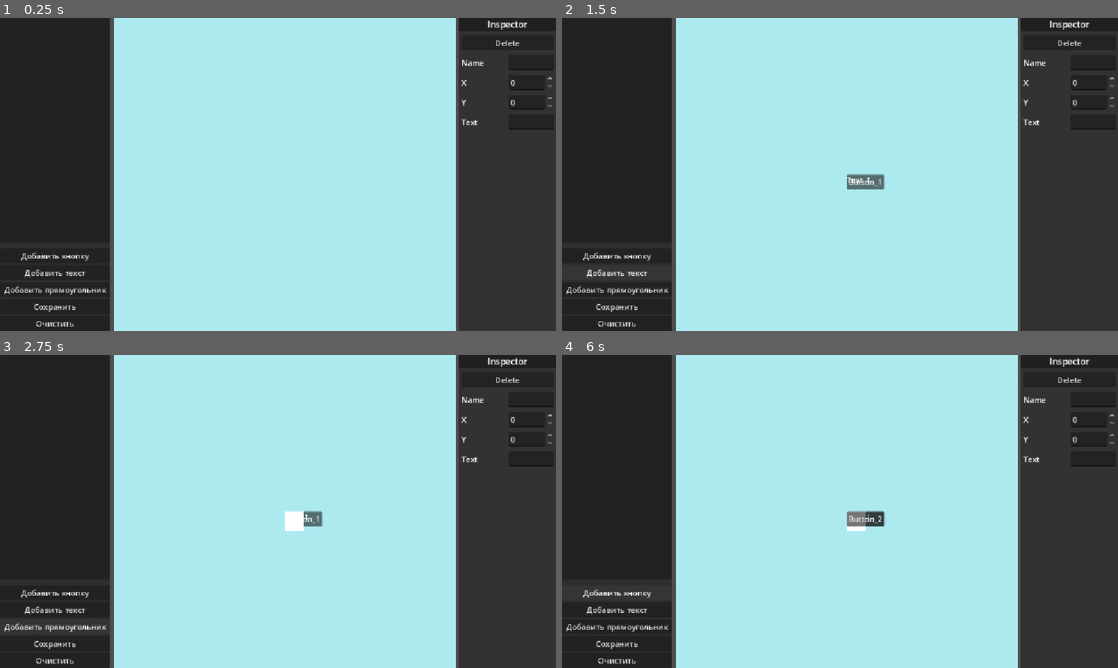
Above: before the commit, frames 1-4 (two rows, left to right).
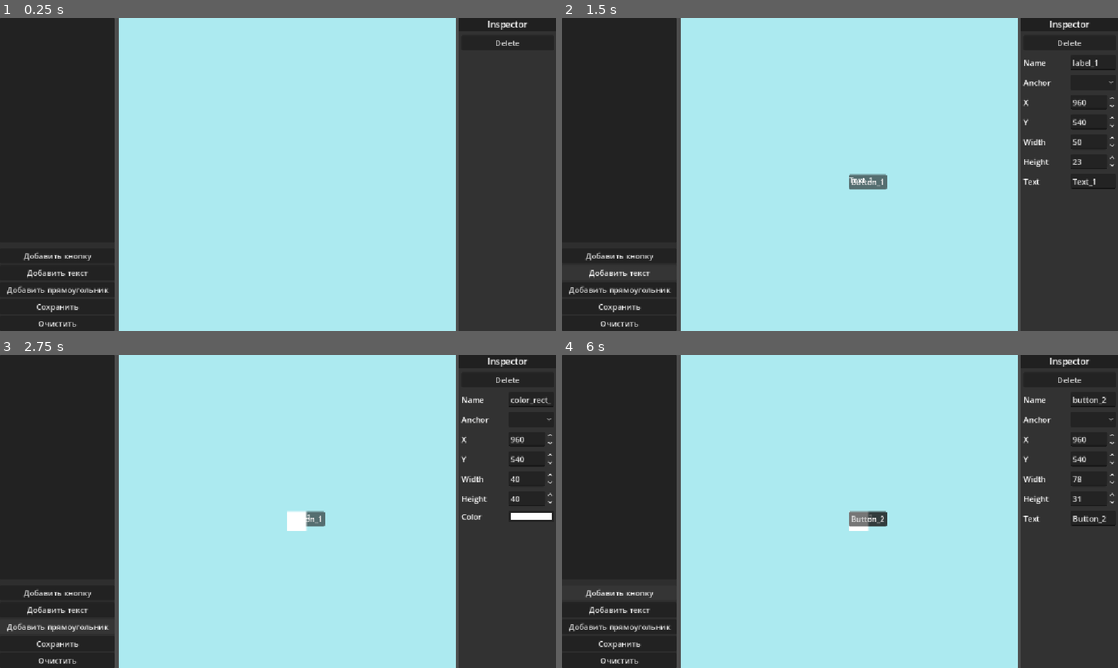
Above: after the commit, the same moments.

Repository: Yerxiz/UIEditor
Game: Godot game, scene res://scenes/main.tscn
The game is run twice, just before and just after one commit, with the same random seed, the same clock (stepped at 60 frames per second) and the same inputs. The project has no main scene, so this scene is started directly.
Inputs (mouse positions are in pixels of both pictures, inside the frame that each line leads up to):
- Up to frame 1 (0.25 s): no input
- Up to frame 2 (1.5 s): click "Добавить кнопку" at 0.5 s; click "Добавить текст" at 1.25 s
- Up to frame 3 (2.75 s): click "Добавить прямоугольник" at 2 s
- Up to frame 4 (6 s): click (1095, 420) at 2.77 s; click "Сохранить" at 3.5 s; click "Очистить" at 4.25 s; click "Button_1" at 5 s; click "Добавить кнопку" at 5.75 s

The runs differ from the first frame. In frame 1, 2.6% of the frame differs, in the area x 0-100%, y 0-100%; in frame 2, 3.0%; in frame 3, 3.1%; in frame 4, 3.0%.

Commit message:
feat(inspector): добавить редактирование свойств
- Переименовывать объект
- Изменять координаты, привязку объекта через якоря
- Изменять размер объекта
- Редактировать текст для Button и Label
- Настраивать цвет для ColorRect

Diff:
--- a/scenes/main.tscn
+++ b/scenes/main.tscn
@@ -28,8 +28,8 @@
 grow_horizontal = 2
 grow_vertical = 2
 theme_override_constants/separation = 6
-split_offsets = PackedInt32Array(-340, 370)
-split_offset = -340
+split_offsets = PackedInt32Array(-330, 370)
+split_offset = -330
 
 [node name="HaT_PanelContainer" type="PanelContainer" parent="MainLayout" unique_id=186250426]
 custom_minimum_size = Vector2(100, 0)
@@ -71,7 +71,6 @@
 text = "Очистить"
 
 [node name="Canvas_SubViewportContainer" type="SubViewportContainer" parent="MainLayout" unique_id=937435539]
-clip_contents = true
 layout_mode = 2
 stretch = true
 script = ExtResource("2_sugp2")
@@ -79,7 +78,7 @@
 [node name="Canvas_SubViewport" type="SubViewport" parent="MainLayout/Canvas_SubViewportContainer" unique_id=1211499962]
 transparent_bg = true
 handle_input_locally = false
-size = Vector2i(708, 648)
+size = Vector2i(698, 648)
 render_target_update_mode = 4
 
 [node name="CanvasRoot" type="Control" parent="MainLayout/Canvas_SubViewportContainer/Canvas_SubViewport" unique_id=1230092049]
@@ -141,41 +140,105 @@
 layout_mode = 2
 size_flags_horizontal = 3
 
-[node name="PropX_HBoxContainer2" type="HBoxContainer" parent="MainLayout/Inspector_PanelContainer/Inspector" unique_id=365773799]
-layout_mode = 2
-
-[node name="PropX_Label" type="Label" parent="MainLayout/Inspector_PanelContainer/Inspector/PropX_HBoxContainer2" unique_id=864074786]
+[node name="PropAnchor_HBoxContainer" type="HBoxContainer" parent="MainLayout/Inspector_PanelContainer/Inspector" unique_id=2119810309]
+layout_mode = 2
+
+[node name="PropAnchor_Label" type="Label" parent="MainLayout/Inspector_PanelContainer/Inspector/PropAnchor_HBoxContainer" unique_id=93281257]
+layout_mode = 2
+size_flags_horizontal = 2
+text = "Anchor"
+
+[node name="PropAnchor_OptionButton" type="OptionButton" parent="MainLayout/Inspector_PanelContainer/Inspector/PropAnchor_HBoxContainer" unique_id=1671214008]
+layout_mode = 2
+size_flags_horizontal = 3
+item_count = 2
+popup/item_0/text = "Left"
+popup/item_0/id = 0
+popup/item_1/text = "Center"
+popup/item_1/id = 1
+
+[node name="PropX_HBoxContainer" type="HBoxContainer" parent="MainLayout/Inspector_PanelContainer/Inspector" unique_id=365773799]
+layout_mode = 2
+
+[node name="PropX_Label" type="Label" parent="MainLayout/Inspector_PanelContainer/Inspector/PropX_HBoxContainer" unique_id=864074786]
 layout_mode = 2
 size_flags_horizontal = 2
 text = "X"
 
-[node name="PropX_SpinBox" type="SpinBox" parent="MainLayout/Inspector_PanelContainer/Inspector/PropX_HBoxContainer2" unique_id=1725178879]
-layout_mode = 2
-size_flags_horizontal = 3
-
-[node name="PropY_HBoxContainer3" type="HBoxContainer" parent="MainLayout/Inspector_PanelContainer/Inspector" unique_id=1093022052]
-layout_mode = 2
-
-[node name="PropY_Label" type="Label" parent="MainLayout/Inspector_PanelContainer/Inspector/PropY_HBoxContainer3" unique_id=616669641]
+[node name="PropX_SpinBox" type="SpinBox" parent="MainLayout/Inspector_PanelContainer/Inspector/PropX_HBoxContainer" unique_id=1725178879]
+layout_mode = 2
+size_flags_horizontal = 3
+min_value = -2000.0
+max_value = 4000.0
+
+[node name="PropY_HBoxContainer" type="HBoxContainer" parent="MainLayout/Inspector_PanelContainer/Inspector" unique_id=1093022052]
+layout_mode = 2
+
+[node name="PropY_Label" type="Label" parent="MainLayout/Inspector_PanelContainer/Inspector/PropY_HBoxContainer" unique_id=616669641]
 layout_mode = 2
 size_flags_horizontal = 3
 text = "Y"
 
-[node name="PropY_SpinBox" type="SpinBox" parent="MainLayout/Inspector_PanelContainer/Inspector/PropY_HBoxContainer3" unique_id=103941477]
-layout_mode = 2
-size_flags_horizontal = 3
-
-[node name="PropText_HBoxContainer4" type="HBoxContainer" parent="MainLayout/Inspector_PanelContainer/Inspector" unique_id=1539503382]
-layout_mode = 2
-
-[node name="PropText_Label" type="Label" parent="MainLayout/Inspector_PanelContainer/Inspector/PropText_HBoxContainer4" unique_id=1443312056]
+[node name="PropY_SpinBox" type="SpinBox" parent="MainLayout/Inspector_PanelContainer/Inspector/PropY_HBoxContainer" unique_id=103941477]
+layout_mode = 2
+size_flags_horizontal = 3
+min_value = -2000.0
+max_value = 4000.0
+
+[node name="PropWidth_HBoxContainer" type="HBoxContainer" parent="MainLayout/Inspector_PanelContainer/Inspector" unique_id=1745699777]
+layout_mode = 2
+
+[node name="PropWidth_Label" type="Label" parent="MainLayout/Inspector_PanelContainer/Inspector/PropWidth_HBoxContainer" unique_id=1598477120]
+layout_mode = 2
+size_flags_horizontal = 3
+text = "Width"
+
+[node name="PropWidth_SpinBox" type="SpinBox" parent="MainLayout/Inspector_PanelContainer/Inspector/PropWidth_HBoxContainer" unique_id=687553739]
+layout_mode = 2
+size_flags_horizontal = 3
+min_value = 10.0
+max_value = 4000.0
+value = 10.0
+
+[node name="PropHeight_HBoxContainer" type="HBoxContainer" parent="MainLayout/Inspector_PanelContainer/Inspector" unique_id=1900354540]
+layout_mode = 2
+
+[node name="PropHeight_Label" type="Label" parent="MainLayout/Inspector_PanelContainer/Inspector/PropHeight_HBoxContainer" unique_id=257940466]
+layout_mode = 2
+size_flags_horizontal = 3
+text = "Height"
+
+[node name="PropHeight_SpinBox" type="SpinBox" parent="MainLayout/Inspector_PanelContainer/Inspector/PropHeight_HBoxContainer" unique_id=1986275483]
+layout_mode = 2
+size_flags_horizontal = 3
+min_value = 10.0
+max_value = 4000.0
+value = 10.0
+
+[node name="PropText_HBoxContainer" type="HBoxContainer" parent="MainLayout/Inspector_PanelContainer/Inspector" unique_id=1539503382]
+layout_mode = 2
+
+[node name="PropText_Label" type="Label" parent="MainLayout/Inspector_PanelContainer/Inspector/PropText_HBoxContainer" unique_id=1443312056]
 layout_mode = 2
 size_flags_horizontal = 3
 text = "Text"
 
-[node name="PropText_LineEdit" type="LineEdit" parent="MainLayout/Inspector_PanelContainer/Inspector/PropText_HBoxContainer4" unique_id=534099670]
-layout_mode = 2
-size_flags_horizontal = 3
+[node name="PropText_LineEdit" type="LineEdit" parent="MainLayout/Inspector_PanelContainer/Inspector/PropText_HBoxContainer" unique_id=534099670]
+layout_mode = 2
+size_flags_horizontal = 3
+
+[node name="PropColor_HBoxContainer" type="HBoxContainer" parent="MainLayout/Inspector_PanelContainer/Inspector" unique_id=1980109188]
+layout_mode = 2
+
+[node name="PropColor_Label" type="Label" parent="MainLayout/Inspector_PanelContainer/Inspector/PropColor_HBoxContainer" unique_id=1066366493]
+layout_mode = 2
+size_flags_horizontal = 3
+text = "Color"
+
+[node name="PropColor_ColorPickerBtn" type="ColorPickerButton" parent="MainLayout/Inspector_PanelContainer/Inspector/PropColor_HBoxContainer" unique_id=1157168314]
+layout_mode = 2
+size_flags_horizontal = 3
+color = Color(1, 1, 1, 1)
 
 [connection signal="dragged" from="MainLayout" to="." method="_on_main_layout_dragged"]
 [connection signal="button_up" from="MainLayout/HaT_PanelContainer/VSplitContainer/Toolbar/AddButton" to="." method="_on_add_element" binds= ["button"]]
--- a/scripts/DraggableElement.gd
+++ b/scripts/DraggableElement.gd
@@ -3,24 +3,19 @@
 var is_dragging: bool = false
 var drag_offset: Vector2 = Vector2.ZERO
 
-# Сигнал, чтобы главный скрипт знал, что мы кликнули по этому элементу
 signal element_clicked(element)
+signal element_dragged(element)
 
 func _gui_input(event: InputEvent) -> void:
-	# Обработка нажатия мыши
 	if event is InputEventMouseButton and event.button_index == MOUSE_BUTTON_LEFT:
 		if event.pressed:
 			is_dragging = true
-			# Запоминаем, за какую точку мы схватили элемент
 			drag_offset = get_global_mouse_position() - global_position
-			# Поднимаем элемент на передний план
 			move_to_front()
-			# Сообщаем главному окну, что элемент выбран
 			element_clicked.emit(self)
 		else:
 			is_dragging = false
 
-	# Обработка движения мыши
 	elif event is InputEventMouseMotion and is_dragging:
-		# Двигаем элемент за мышью
 		global_position = get_global_mouse_position() - drag_offset
+		element_dragged.emit(self)
--- a/scripts/main.gd
+++ b/scripts/main.gd
@@ -5,14 +5,66 @@
 @onready var canvas = $MainLayout/Canvas_SubViewportContainer/Canvas_SubViewport/CanvasRoot
 @onready var inspector = $MainLayout/Inspector_PanelContainer/Inspector
 
+# Ссылки на элементы в Инспекторе
+@onready var prop_name_hboxcont = $MainLayout/Inspector_PanelContainer/Inspector/PropName_HBoxContainer
+@onready var prop_name_edit = $MainLayout/Inspector_PanelContainer/Inspector/PropName_HBoxContainer/PropName_LineEdit
+
+@onready var prop_anchor_hboxcont = $MainLayout/Inspector_PanelContainer/Inspector/PropAnchor_HBoxContainer
+@onready var prop_anchor_option =  $MainLayout/Inspector_PanelContainer/Inspector/PropAnchor_HBoxContainer/PropAnchor_OptionButton
+
+@onready var prop_x_hboxcont = $MainLayout/Inspector_PanelContainer/Inspector/PropX_HBoxContainer
+@onready var prop_x_spinbox = $MainLayout/Inspector_PanelContainer/Inspector/PropX_HBoxContainer/PropX_SpinBox
+
+@onready var prop_y_hboxcont = $MainLayout/Inspector_PanelContainer/Inspector/PropY_HBoxContainer
+@onready var prop_y_spinbox = $MainLayout/Inspector_PanelContainer/Inspector/PropY_HBoxContainer/PropY_SpinBox
+
+@onready var prop_width_hboxcont = $MainLayout/Inspector_PanelContainer/Inspector/PropWidth_HBoxContainer
+@onready var prop_width_spinbox = $MainLayout/Inspector_PanelContainer/Inspector/PropWidth_HBoxContainer/PropWidth_SpinBox
+
+@onready var prop_height_hboxcont = $MainLayout/Inspector_PanelContainer/Inspector/PropHeight_HBoxContainer
+@onready var prop_height_spinbox = $MainLayout/Inspector_PanelContainer/Inspector/PropHeight_HBoxContainer/PropHeight_SpinBox
+
+@onready var prop_text_hboxcont = $MainLayout/Inspector_PanelContainer/Inspector/PropText_HBoxContainer
+@onready var prop_text_edit = $MainLayout/Inspector_PanelContainer/Inspector/PropText_HBoxContainer/PropText_LineEdit
+
+@onready var prop_color_hboxcont = $MainLayout/Inspector_PanelContainer/Inspector/PropColor_HBoxContainer
+@onready var prop_color_picker = $MainLayout/Inspector_PanelContainer/Inspector/PropColor_HBoxContainer/PropColor_ColorPickerBtn
+
 var element_counter : int = 0
-var selected_element : Control = null
+var selected_element : Control = null:
+	set(value):
+		if selected_element == value:
+			return
+		selected_element = value
+		_update_inspector()
+
+
 var elements : Dictionary
+var inspector_props : Array
 
 
 func _ready() -> void:
 	var add_button = toolbar.get_node("AddButton")
 	var add_label = toolbar.get_node("AddLabel")
+
+	prop_name_hboxcont.hide()
+	prop_anchor_hboxcont.hide()
+	prop_x_hboxcont.hide()
+	prop_y_hboxcont.hide()
+	prop_width_hboxcont.hide()
+	prop_height_hboxcont.hide()
+	prop_text_hboxcont.hide()
+	prop_color_hboxcont.hide()
+
+	prop_name_edit.text_changed.connect(_on_inspector_changed)
+	prop_x_spinbox.value_changed.connect(_on_inspector_changed)
+	prop_y_spinbox.value_changed.connect(_on_inspector_changed)
+	prop_width_spinbox.value_changed.connect(_on_inspector_changed)
+	prop_height_spinbox.value_changed.connect(_on_inspector_changed)
+	prop_text_edit.text_changed.connect(_on_inspector_changed)
+	prop_color_picker.color_changed.connect(_on_inspector_changed)
+
+	prop_anchor_option.item_selected.connect(_on_anchor_preset_selected)
 
 
 func _on_add_element(type : String) -> void:
@@ -38,9 +90,12 @@
 
 	new_element.set_script(load("res://scripts/DraggableElement.gd"))
 	new_element.element_clicked.connect(_on_element_selected)
-
-	new_element.position.x = canvas.size.x / 2.0
-	new_element.position.y = canvas.size.y / 2.0
+	new_element.element_dragged.connect(_on_element_dragged)
+
+	new_element.anchor_left = 0.0
+	new_element.anchor_top = 0.0
+	new_element.position = Vector2(canvas.size.x / 2.0, canvas.size.y / 2.0)
+
 	new_element.name = type + str(element_counter)
 	element_counter += 1
 
@@ -49,10 +104,7 @@
 	_update_all_elements(new_element, type, ind)
 	_update_hierarchy()
 
-
-func _on_element_selected(element : Control) -> void:
-	selected_element = element
-	_update_inspector()
+	selected_element = new_element
 
 
 func _update_all_elements(new_element : Control, type : String,
@@ -62,6 +114,7 @@
 	var data : Dictionary = {
 		"type": type,
 		"name": prop_name,
+		"anchor_preset": prop_anchor_option.selected,
 		"size": new_element.size,
 		"position": new_element.position,
 		"rotation": new_element.rotation
@@ -74,29 +127,140 @@
 	elements[new_element] = data
 
 
+func _on_anchor_preset_selected(index : int) -> void:
+	if not selected_element : return
+
+	match index:
+		0:	# Top-Left
+			selected_element.anchor_left = 0.0
+			selected_element.anchor_top = 0.0
+			selected_element.anchor_right = 0.0
+			selected_element.anchor_bottom = 0.0
+		1:	# Center
+			selected_element.anchor_left = 0.5
+			selected_element.anchor_top = 0.5
+			selected_element.anchor_right = 0.5
+			selected_element.anchor_bottom = 0.5
+
+			var width = selected_element.size.x
+			var height = selected_element.size.y
+			selected_element.offset_left = -width / 2.0
+			selected_element.offset_top = -height / 2.0
+			selected_element.offset_right = width / 2.0
+			selected_element.offset_bottom = height / 2.0
+
+	_set_block_inspector_props_signals(true)
+	prop_x_spinbox.value = selected_element.position.x
+	prop_y_spinbox.value = selected_element.position.y
+	_set_block_inspector_props_signals(false)
+
+	elements[selected_element]["anchor_preset"] = index
+
+
+func _on_element_selected(element : Control) -> void:
+	selected_element = element
+	print(elements[selected_element])
+
+
+func _on_element_dragged(element : Control) -> void:
+	if element == selected_element:
+		_set_block_inspector_props_signals(true)
+		prop_x_spinbox.value = element.position.x
+		prop_y_spinbox.value = element.position.y
+		_set_block_inspector_props_signals(false)
+		elements[element]["position"] = element.position
+
+
 func _update_hierarchy() -> void:
 	pass
 
 
 func _update_inspector() -> void:
 	var current_element : Control
-	if selected_element:
-		if elements.has(selected_element):
-			print(elements[selected_element])
-			#current_element = elements[selected_element]
-			pass
-
-
-func _on_main_layout_dragged(offset: int) -> void:
-	for el in elements:
-		el.position.x -= offset
-		el.position.y -= offset * $MainLayout/AspectRatioContainer.ratio
+	if not selected_element or not elements.has(selected_element):
+		return
+	print(elements[selected_element])
+
+	prop_name_hboxcont.show()
+	prop_anchor_hboxcont.show()
+	prop_x_hboxcont.show()
+	prop_y_hboxcont.show()
+	prop_width_hboxcont.show()
+	prop_height_hboxcont.show()
+	var data = elements[selected_element]
+
+	_set_block_inspector_props_signals(true)
+
+	prop_name_edit.text = data["name"]
+	prop_x_spinbox.value = data["position"].x
+	prop_y_spinbox.value = data["position"].y
+	prop_width_spinbox.value = data["size"].x
+	prop_height_spinbox.value = data["size"].y
+
+	if data.has("anchor_preset"):
+		prop_anchor_option.select(data["anchor_preset"])
+
+	if data["type"] in ["button", "label"]:
+		prop_text_hboxcont.show()
+		prop_color_hboxcont.hide()
+		prop_text_edit.text = data["text"]
+	elif data["type"] == "color_rect":
+		prop_text_hboxcont.hide()
+		prop_color_hboxcont.show()
+		prop_color_picker.color = data["color"]
+
+	_set_block_inspector_props_signals(false)
+
+
+func _on_inspector_changed(_value = null) -> void:
+	if not selected_element: return
+
+	var data = elements[selected_element]
+
+	if prop_name_edit.text:
+		selected_element.name = prop_name_edit.text
+		data["name"] = prop_name_edit.text
+
+	selected_element.position.x = prop_x_spinbox.value
+	selected_element.position.y = prop_y_spinbox.value
+	data["position"] = selected_element.position
+
+	selected_element.size.x = prop_width_spinbox.value
+	selected_element.size.y = prop_height_spinbox.value
+	data["size"] = selected_element.size
+
+	if data["type"] in ["button", "label"]:
+		selected_element.text = prop_text_edit.text
+		data["text"] = prop_text_edit.text
+
+	elif data["type"] == "color_rect":
+		selected_element.color = prop_color_picker.color
+		data["color"] = prop_color_picker.color
+
+
+
+func _set_block_inspector_props_signals(value : bool) -> void:
+	prop_name_edit.set_block_signals(value)
+	prop_anchor_option.set_block_signals(value)
+	prop_x_spinbox.set_block_signals(value)
+	prop_y_spinbox.set_block_signals(value)
+	prop_width_spinbox.set_block_signals(value)
+	prop_height_spinbox.set_block_signals(value)
+	prop_text_edit.set_block_signals(value)
+	prop_color_picker.set_block_signals(value)
 
 
 func _on_delete_button_button_up() -> void:
-	var current_element : Control
-	if selected_element:
-		if elements.has(selected_element):
-			#current_element = elements[selected_element]
-			elements.erase(selected_element)
-			selected_element.queue_free()
+	if selected_element and elements.has(selected_element):
+		elements.erase(selected_element)
+		selected_element.queue_free()
+
+		if not elements:
+			prop_name_hboxcont.hide()
+			prop_anchor_hboxcont.hide()
+			prop_x_hboxcont.hide()
+			prop_y_hboxcont.hide()
+			prop_width_hboxcont.hide()
+			prop_height_hboxcont.hide()
+			prop_text_hboxcont.hide()
+			prop_color_hboxcont.hide()
